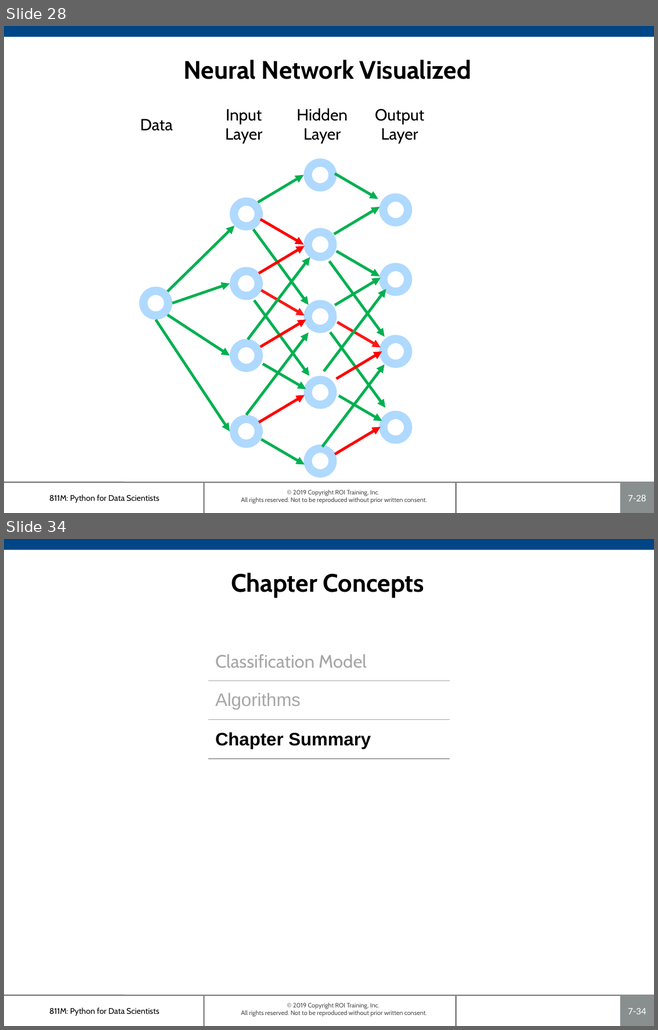
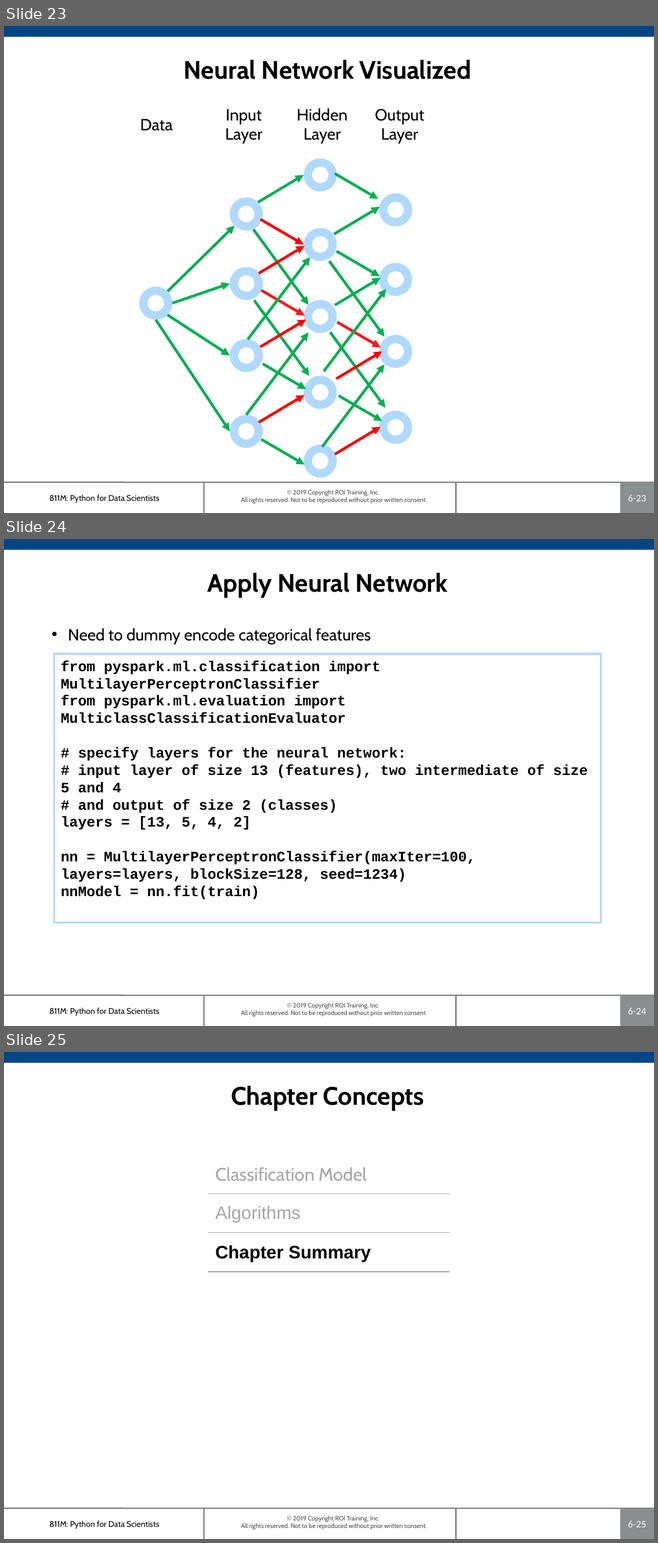
Before and after one commit to roitraining/SparkforDataEngineers, a slide deck: Ch06_ClassificationModels.pptx. Shown one above the other, each under a label of ours: slides 28 and 34 before the commit, slides 23, 24 and 25 after it; the slides between them are not shown. The pictures are 658x1030 and 658x1543 pixels, drawn with LibreOffice and Linux fonts; fonts in the diff are those of the drawing; background and template pictures are left out. Boxes give left, top, right and bottom in pixels: in the first picture for what was removed or moved away, otherwise in the second. Text is boxed around its words. In the diff, an @@ line names an element or a change of style, - is before the commit and + after.

```diff
--- a/Ch06_ClassificationModels.pptx
+++ b/Ch06_ClassificationModels.pptx
@@ slide 24 added at [4,539,654,1026], background #FFFFFF; not listed: 7 template elements that a slide beside it also shows @@
@@ title added at [207,573,448,598], 28 pt, text #000000, bold @@
+Apply Neural Network
@@ text added at [68,628,371,644], 18 pt, text #000000 @@
+• Need to dummy encode categorical features
@@ rectangle added at [54,654,600,923], outline #AFD9FF 2.25 pt, 16 pt, text #000000, bold @@
+from pyspark.ml.classification import MultilayerPerceptronClassifier
+from pyspark.ml.evaluation import MulticlassClassificationEvaluator
+# specify layers for the neural network:
+# input layer of size 13 (features), two intermediate of size 5 and 4
+# and output of size 2 (classes)
+layers = [13, 5, 4, 2]
+nn = MultilayerPerceptronClassifier(maxIter=100, layers=layers, blockSize=128, seed=1234)
+nnModel = nn.fit(train)
@@ what was slide 28 is now slide 23 @@
@@ page number at [628,495,645,502]: text changed @@
-7-28
+6-23
@@ what was slide 34 is now slide 25 @@
@@ page number at [628,1521,645,1528]: text changed @@
-7-34
+6-25
```
Also in this commit, not shown: 6 slides changed, 8 other slides added, 18 slides removed, 1 other file.
